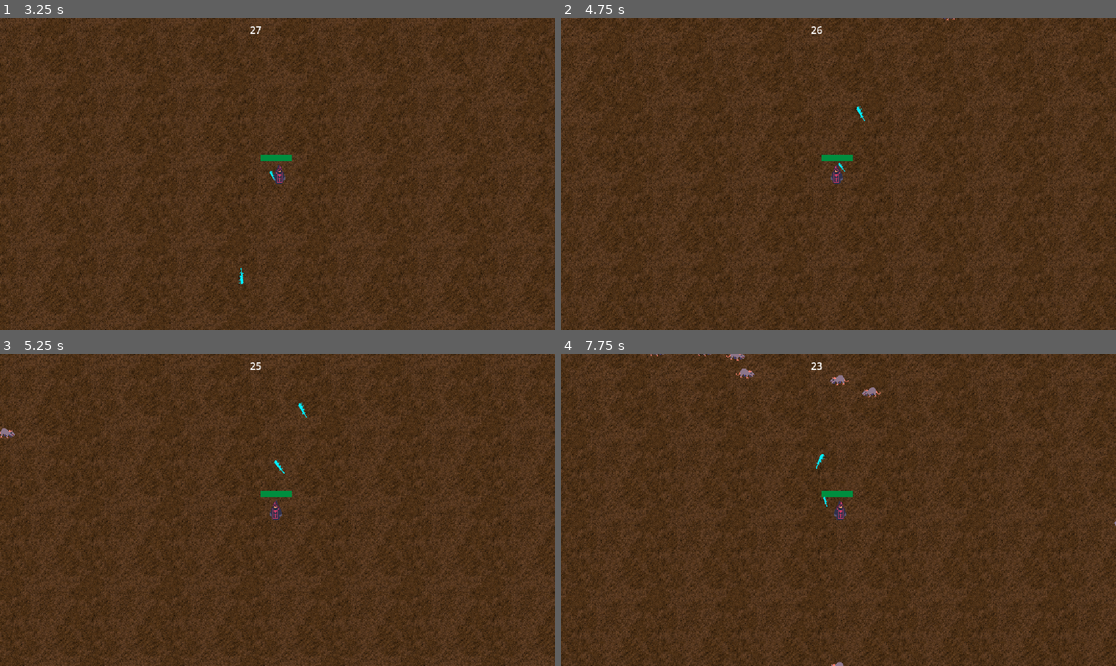
Above: before the commit, frames 1-4 (two rows, left to right).
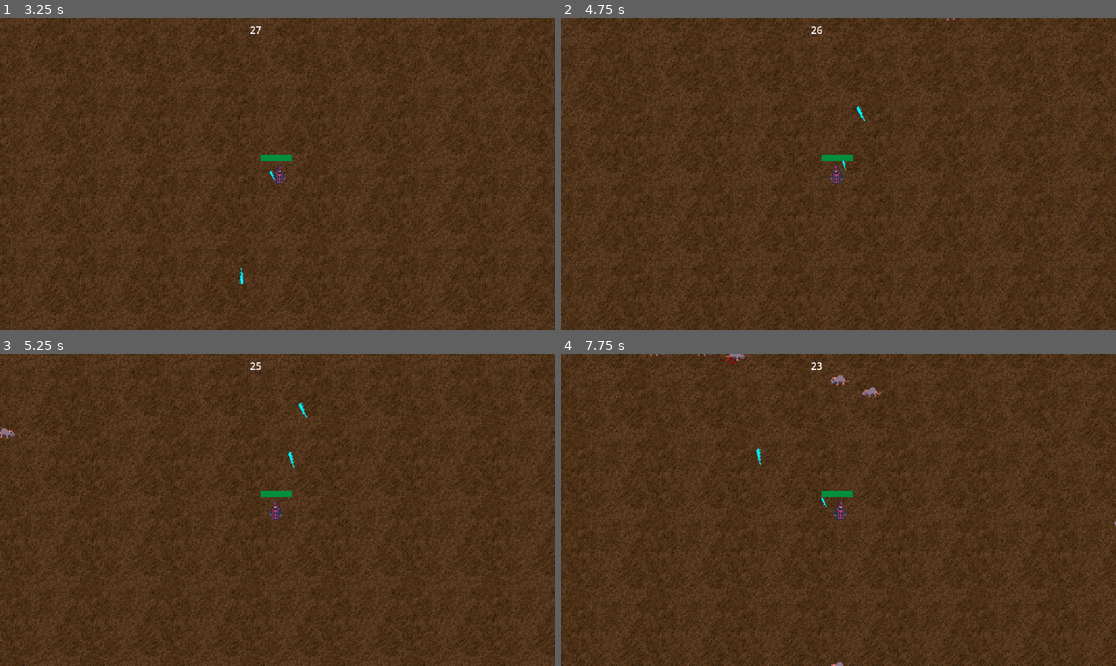
Above: after the commit, the same moments.

Repository: risagerjohnb/necrosurvivors
Game: Godot game, scene res://scenes/game.tscn
Two runs of this game, one before a commit and one after it. Both use one fixed random seed, a clock stepped at 60 frames per second and the inputs below.
Inputs:
- Up to frame 1 (3.25 s): tap Enter at 0.5 s; hold D (right) 0.53-1.28 s; hold S (down) 1.28-2.03 s; hold D (right) 2.03-2.78 s; hold W (up) from 2.78 s (still down)
- Up to frame 2 (4.75 s): release W (up) at 3.53 s; hold A (left) from 3.53 s (still down)
- Up to frame 3 (5.25 s): release A (left) at 5.03 s; hold S (down) from 5.03 s (still down)
- Up to frame 4 (7.75 s): release S (down) at 5.78 s; hold D (right) 5.78-6.53 s; hold W (up) 6.53-7.28 s; hold D (right) from 7.28 s (still down)

Frame 1 is identical in both runs. In frame 2, less than 0.1% of the frame differs, in the area x 49-55%, y 28-50%; in frame 3, less than 0.1%; in frame 4, 0.2%, in the area x 29-49%, y 0-50%.

Commit message:
2 abilities

Diff:
--- a/scenes/lightning_strike.gd
+++ b/scenes/lightning_strike.gd
@@ -1 +1,38 @@
 extends Area2D
+
+var level : int = 1
+var hp : int = 1
+var damage : int = 10
+var speed : int = 50
+var knock_amount : int = 100
+var attack_size : float = 1.0
+
+var target = Vector2.ZERO
+
+@onready var player = get_tree().get_first_node_in_group("player")
+
+func _ready() -> void:
+	match level:
+		1:
+			hp = 1
+			speed = 100
+			damage = 5
+			knock_amount = 100
+			attack_size = 1.0
+		2:
+			hp = 1
+			speed = 110
+			damage = 7
+			knock_amount = 110
+			attack_size = 1.0
+
+func _physics_process(delta: float) -> void:
+	pass
+
+func enemy_hit(charge = 1):
+	hp -= charge
+	if hp <= 0:
+		queue_free()
+
+func _on_timer_timeout() -> void:
+	queue_free()
--- /dev/null
+++ b/scenes/lightning_strike.tscn
@@ -0,0 +1,98 @@
+[gd_scene load_steps=14 format=3 uid="uid://bceyd7as4miyj"]
+
+[ext_resource type="Script" path="res://scenes/lightning_strike.gd" id="1_7qbfp"]
+[ext_resource type="Texture2D" uid="uid://dee8yn7xf0mi2" path="res://assets/Spritesheets/Eletric A-Sheet.png" id="2_0rnpf"]
+
+[sub_resource type="RectangleShape2D" id="RectangleShape2D_rbo0o"]
+size = Vector2(62, 92)
+
+[sub_resource type="AtlasTexture" id="AtlasTexture_e0bbt"]
+atlas = ExtResource("2_0rnpf")
+region = Rect2(0, 0, 96, 96)
+
+[sub_resource type="AtlasTexture" id="AtlasTexture_p3b4w"]
+atlas = ExtResource("2_0rnpf")
+region = Rect2(96, 0, 96, 96)
+
+[sub_resource type="AtlasTexture" id="AtlasTexture_laduv"]
+atlas = ExtResource("2_0rnpf")
+region = Rect2(192, 0, 96, 96)
+
+[sub_resource type="AtlasTexture" id="AtlasTexture_libi7"]
+atlas = ExtResource("2_0rnpf")
+region = Rect2(0, 96, 96, 96)
+
+[sub_resource type="AtlasTexture" id="AtlasTexture_tk3r2"]
+atlas = ExtResource("2_0rnpf")
+region = Rect2(96, 96, 96, 96)
+
+[sub_resource type="AtlasTexture" id="AtlasTexture_rhmpt"]
+atlas = ExtResource("2_0rnpf")
+region = Rect2(192, 96, 96, 96)
+
+[sub_resource type="AtlasTexture" id="AtlasTexture_f5ov5"]
+atlas = ExtResource("2_0rnpf")
+region = Rect2(0, 192, 96, 96)
+
+[sub_resource type="AtlasTexture" id="AtlasTexture_6r6le"]
+atlas = ExtResource("2_0rnpf")
+region = Rect2(96, 192, 96, 96)
+
+[sub_resource type="AtlasTexture" id="AtlasTexture_mxo2x"]
+atlas = ExtResource("2_0rnpf")
+region = Rect2(192, 192, 96, 96)
+
+[sub_resource type="SpriteFrames" id="SpriteFrames_ur5fl"]
+animations = [{
+"frames": [{
+"duration": 1.0,
+"texture": SubResource("AtlasTexture_e0bbt")
+}, {
+"duration": 1.0,
+"texture": SubResource("AtlasTexture_p3b4w")
+}, {
+"duration": 1.0,
+"texture": SubResource("AtlasTexture_laduv")
+}, {
+"duration": 1.0,
+"texture": SubResource("AtlasTexture_libi7")
+}, {
+"duration": 1.0,
+"texture": SubResource("AtlasTexture_tk3r2")
+}, {
+"duration": 1.0,
+"texture": SubResource("AtlasTexture_rhmpt")
+}, {
+"duration": 1.0,
+"texture": SubResource("AtlasTexture_f5ov5")
+}, {
+"duration": 1.0,
+"texture": SubResource("AtlasTexture_6r6le")
+}, {
+"duration": 1.0,
+"texture": SubResource("AtlasTexture_mxo2x")
+}],
+"loop": true,
+"name": &"strike",
+"speed": 5.0
+}]
+
+[node name="LightningStrike" type="Area2D" groups=["attack"]]
+top_level = true
+scale = Vector2(0.5, 0.5)
+collision_layer = 4
+collision_mask = 4
+script = ExtResource("1_7qbfp")
+
+[node name="CollisionShape2D" type="CollisionShape2D" parent="."]
+position = Vector2(7, -4)
+shape = SubResource("RectangleShape2D_rbo0o")
+
+[node name="AnimatedSprite2D" type="AnimatedSprite2D" parent="."]
+sprite_frames = SubResource("SpriteFrames_ur5fl")
+animation = &"strike"
+metadata/_edit_lock_ = true
+
+[node name="Timer" type="Timer" parent="."]
+
+[connection signal="timeout" from="Timer" to="." method="_on_timer_timeout"]
--- a/scenes/player.gd
+++ b/scenes/player.gd
@@ -16,6 +16,16 @@
 var magicSword_attackspeed : float = 1.5
 var magicSword_level : int = 1
 
+var lightning = preload("res://scenes/lightning_strike.tscn")
+
+@onready var lightning_timer: Timer = $Attack/LightningTimer
+@onready var lightning_timer_attack_timer: Timer = $Attack/LightningTimer/LightningTimerAttackTimer
+
+var lightning_ammo : int = 0
+var lightning_baseammo : int = 1
+var lightning_attackspeed : float = 1.5
+var lightning_level : int = 1
+
 var enemy_close = []
 
 func _ready() -> void:
@@ -23,11 +33,32 @@
 	hp_bar.value = hp
 	attack()
 
+func get_random_target():
+	if enemy_close.size() > 0:
+		return enemy_close.pick_random().global_position
+	else:
+		return Vector2.UP
+
+
+func _on_enemy_detection_area_body_entered(body: Node2D) -> void:
+	if not enemy_close.has(body):
+		enemy_close.append(body)
+
+
+func _on_enemy_detection_area_body_exited(body: Node2D) -> void:
+	if enemy_close.has(body):
+		enemy_close.erase(body)
+
 func attack():
 	if magicSword_level > 0:
 		magic_sword_timer.wait_time = magicSword_attackspeed
 		if magic_sword_timer.is_stopped():
 			magic_sword_timer.start()
+
+	if lightning_level > 0:
+		lightning_timer.wait_time = lightning_attackspeed
+		if lightning_timer.is_stopped():
+			lightning_timer.start()
 
 func _physics_process(delta: float) -> void:
 	var direction := Vector2.ZERO
@@ -76,18 +107,23 @@
 		else:
 			magic_sword_attack_timer.stop()
 
-func get_random_target():
-	if enemy_close.size() > 0:
-		return enemy_close.pick_random().global_position
-	else:
-		return Vector2.UP
 
 
-func _on_enemy_detection_area_body_entered(body: Node2D) -> void:
-	if not enemy_close.has(body):
-		enemy_close.append(body)
+func _on_lightning_timer_timeout() -> void:
+	lightning_ammo += lightning_baseammo
+	lightning_timer_attack_timer.start()
 
 
-func _on_enemy_detection_area_body_exited(body: Node2D) -> void:
-	if enemy_close.has(body):
-		enemy_close.erase(body)
+func _on_lightning_timer_attack_timer_timeout() -> void:
+	if lightning_ammo > 0:
+		var lightning_attack = lightning.instantiate()
+		lightning_attack.position = enemy_close.pick_random().global_position
+		lightning_attack.target = get_random_target()
+		lightning_attack.level = lightning_level
+		add_child(lightning_attack)
+		print("strike!")
+		lightning_ammo -= 1
+		if lightning_ammo > 0:
+			lightning_timer_attack_timer.start()
+		else:
+			lightning_timer_attack_timer.stop()
--- a/scenes/player.tscn
+++ b/scenes/player.tscn
@@ -59,6 +59,10 @@
 [node name="MagicSwordAttackTimer" type="Timer" parent="Attack/MagicSwordTimer"]
 wait_time = 0.075
 
+[node name="LightningTimer" type="Timer" parent="Attack"]
+
+[node name="LightningTimerAttackTimer" type="Timer" parent="Attack/LightningTimer"]
+
 [node name="EnemyDetectionArea" type="Area2D" parent="."]
 collision_layer = 4
 collision_mask = 4
@@ -71,6 +75,8 @@
 [connection signal="hurt" from="HurtBox" to="." method="_on_hurt_box_hurt"]
 [connection signal="timeout" from="Attack/MagicSwordTimer" to="." method="_on_magic_sword_timer_timeout"]
 [connection signal="timeout" from="Attack/MagicSwordTimer/MagicSwordAttackTimer" to="." method="_on_magic_sword_attack_timer_timeout"]
+[connection signal="timeout" from="Attack/LightningTimer" to="." method="_on_lightning_timer_timeout"]
+[connection signal="timeout" from="Attack/LightningTimer/LightningTimerAttackTimer" to="." method="_on_lightning_timer_attack_timer_timeout"]
 [connection signal="body_entered" from="EnemyDetectionArea" to="." method="_on_enemy_detection_area_body_entered"]
 [connection signal="body_exited" from="EnemyDetectionArea" to="." method="_on_enemy_detection_area_body_exited"]
 
Binary file added: assets/GIFs/Eletric A.gif
Binary file added: assets/GIFs/Fire+Sparks.gif
Binary file added: assets/GIFs/Flamethrower.gif
Binary file added: assets/GIFs/Gravity.gif
Binary file added: assets/GIFs/Leaves.gif
Binary file added: assets/GIFs/Poison Cloud.gif
Binary file added: assets/GIFs/Rocket Fire 2.gif
Binary file added: assets/GIFs/Smoke.gif
Binary file added: assets/GIFs/Smoke2.gif
Binary file added: assets/GIFs/Spark1.gif
Binary file added: assets/GIFs/Sparks.gif
Binary file added: assets/GIFs/Splatter.gif
(and 27 more such lines)
